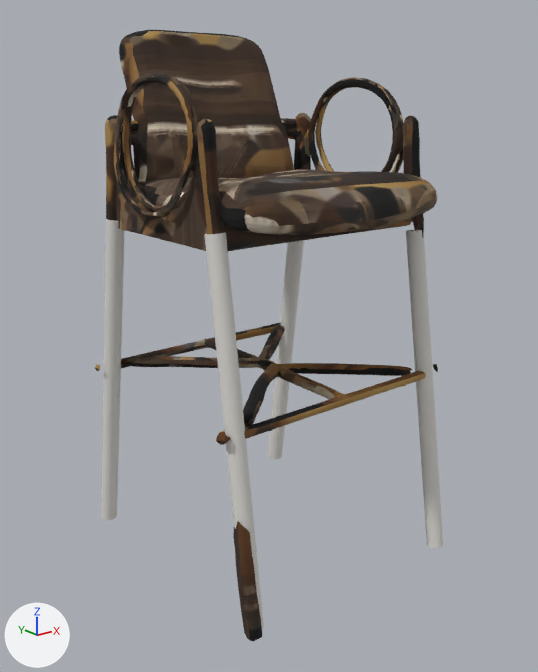
Before and after pictures for a commit that changed the OBJ model public/library-assets/lincoln-327/lincoln-327-chuannet.obj.
Rendered twice from a 50 mm camera at (-965.0, -1215.0, 409.0) aimed at (-9.0, -20.0, -69.0). Every picture has the same lights, and +X, +Y and +Z are marked at lower left. The picture after the commit comes second. Where no turn or scale is listed for an object, it has been applied to the vertices. Vertices at exactly the same position are counted once.

The first picture shows 'p1-chan_cylinder', 'p2-chan_cylinder', 'p3-chan_cylinder', 'p4-chan_cylinder', 'p6-huu-co_mesh'.
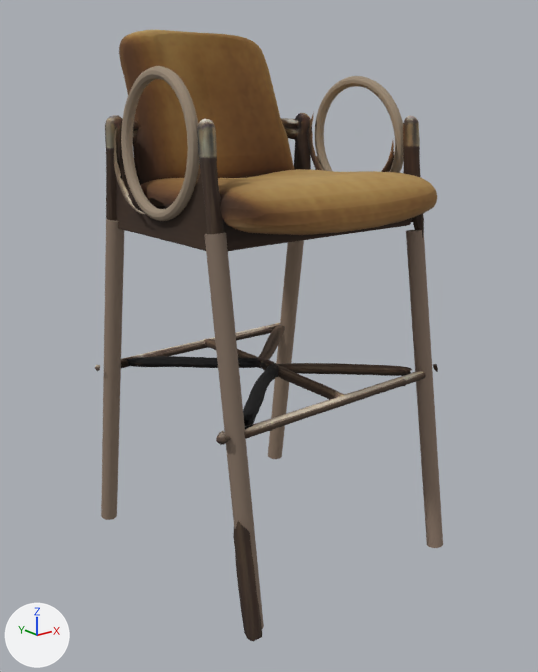
Pixel boxes [x1, y1, x2, y2] of what changed, in the pictures (538 x 672 px):
'p3-chan_cylinder', recoloured (light grey to brown): [205, 233, 264, 629] in both
'p2-chan_cylinder', recoloured (light grey to brown): [406, 229, 443, 548] in both
'p4-chan_cylinder', recoloured (light grey to brown): [101, 219, 124, 520] in both
'p6-vong-tay-vin_torus', added (brown): after [121, 66, 200, 221]
'p1-chan_cylinder', recoloured (light grey to brown): [268, 240, 304, 459] in both
'p7-vong-tay-vin_torus', added (brown): after [315, 76, 403, 173]
part 1 of me_p6_huu_co_mesh, deleted (brown): before [115, 73, 201, 221]
part 2 of me_p6_huu_co_mesh, deleted: before [311, 77, 403, 173]
part 3 of me_p6_huu_co_mesh, surface changed: [95, 30, 438, 642] in both

Patch to the scene script:
```diff
--- a/public/library-assets/lincoln-327/lincoln-327-chuannet.obj.py
+++ b/public/library-assets/lincoln-327/lincoln-327-chuannet.obj.py
@@ me_p1_chan_cylinder @@
 me_p1_chan_cylinder.from_pydata(...)  # 66 vertices, 128 faces; spans x 229.0..280.0, y 163.0..309.0, z -558.0..175.0
-me_p1_chan_cylinder.materials.append(mat_mat_primitive)  # light grey #dddad4
+me_p1_chan_cylinder.materials.append(mat_mat_p1_chan)  # brown #8c7866
@@ me_p2_chan_cylinder @@
 me_p2_chan_cylinder.from_pydata(...)  # 66 vertices, 128 faces; spans x 231.0..280.0, y -308.0..-168.0, z -557.0..156.0
-me_p2_chan_cylinder.materials.append(mat_mat_primitive)  # light grey #dddad4
+me_p2_chan_cylinder.materials.append(mat_mat_p2_chan)  # brown #8b7767
@@ me_p3_chan_cylinder @@
 me_p3_chan_cylinder.from_pydata(...)  # 66 vertices, 128 faces; spans x -272.0..-235.0, y -299.0..-163.0, z -532.0..201.0
-me_p3_chan_cylinder.materials.append(mat_mat_primitive)  # light grey #dddad4
+me_p3_chan_cylinder.materials.append(mat_mat_p3_chan)  # brown #837162
@@ me_p4_chan_cylinder @@
 me_p4_chan_cylinder.from_pydata(...)  # 66 vertices, 128 faces; spans x -281.0..-233.0, y 163.0..309.0, z -557.0..183.0
-me_p4_chan_cylinder.materials.append(mat_mat_primitive)  # light grey #dddad4
+me_p4_chan_cylinder.materials.append(mat_mat_p4_chan)  # brown #8b7867
@@ me_p6_huu_co_mesh @@
-me_p6_huu_co_mesh.from_pydata(...)  # 5824 vertices, 11500 faces; spans x -297.0..297.0, y -304.0..292.0, z -540.0..555.0
+me_p6_huu_co_mesh.from_pydata(...)  # 4464 vertices, 8527 faces; spans x -297.0..297.0, y -304.0..292.0, z -540.0..555.0
+# me_p6_huu_co_mesh part 1: 702 vertices removed from x -281.0..-234.0, y -145.0..133.0, z 205.0..459.0
+# me_p6_huu_co_mesh part 2: 658 vertices removed from x 236.0..282.0, y -137.0..138.0, z 204.0..461.0
+# me_p6_huu_co_mesh part 3: 8343 kept faces spanning x -297.0..297.0, y -304.0..292.0, z -540.0..555.0 get new texture (UV) coordinates
 me_p6_huu_co_mesh.materials.append(mat_mat_mesh)
@@ ob_p7_vong_tay_vin_torus @@
+ob_p7_vong_tay_vin_torus = bpy.data.objects.new('p7-vong-tay-vin_torus', me_p7_vong_tay_vin_torus)  # 480 vertices, 960 faces; spans x 237.0..281.0, y -136.0..137.0, z 192.0..464.0; in mat_mat_p7_vong_tay_vin (brown #9c8b76)
+ob_p7_vong_tay_vin_torus.location = (0.0, 0.0, 0.0)
@@ ob_p6_vong_tay_vin_torus @@
+ob_p6_vong_tay_vin_torus = bpy.data.objects.new('p6-vong-tay-vin_torus', me_p6_vong_tay_vin_torus)  # 480 vertices, 960 faces; spans x -272.0..-238.0, y -142.0..127.0, z 200.0..470.0; in mat_mat_p6_vong_tay_vin (brown #988773)
+ob_p6_vong_tay_vin_torus.location = (0.0, 0.0, 0.0)
```
